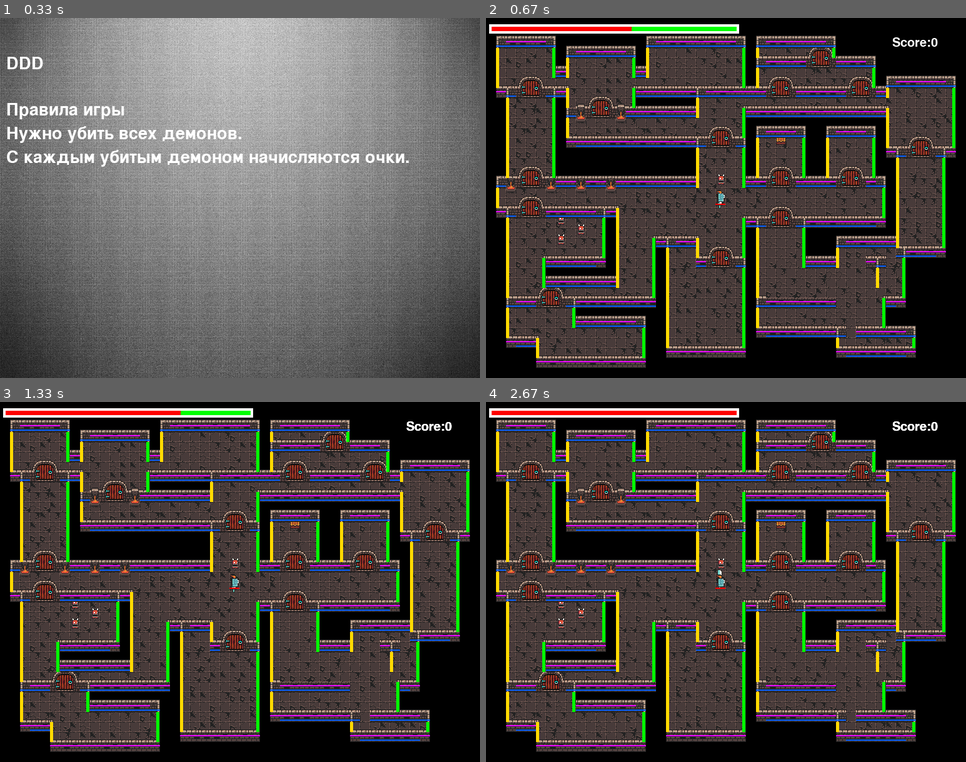
Above: before the commit, frames 1-4 (two rows, left to right).
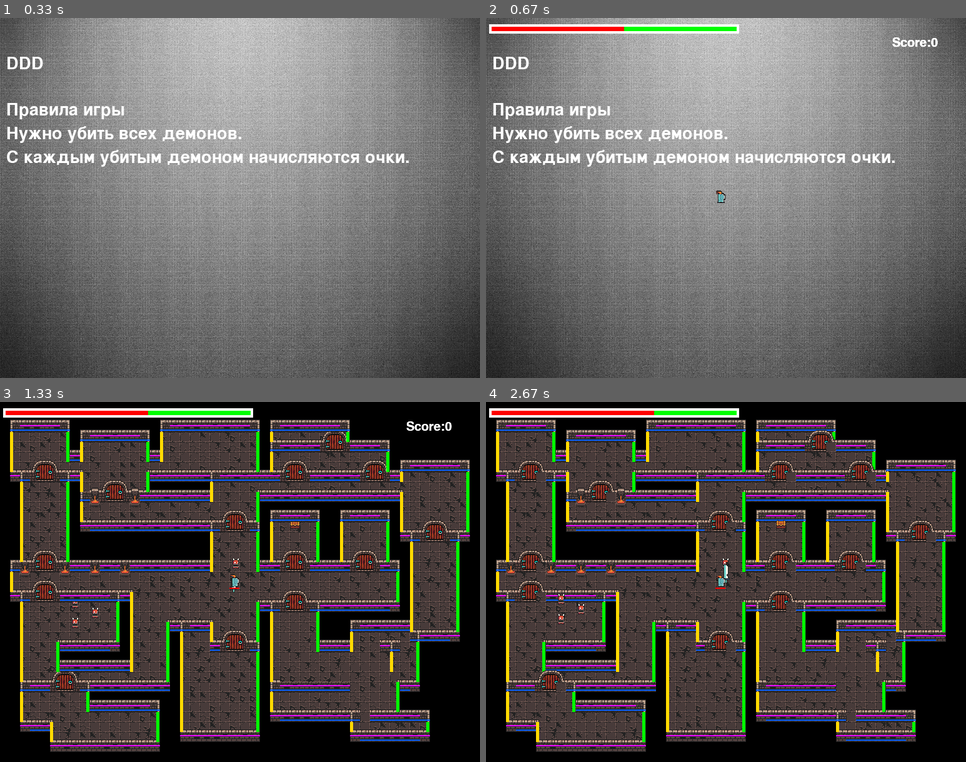
Above: after the commit, the same moments.

Repository: Klef99/yandexlyceum-pygame
Game: pygame game, started from main.py
The game is run twice, just before and just after one commit, with the same random seed, the same clock (stepped at 60 frames per second) and the same inputs.
Inputs:
- Up to frame 1 (0.33 s): no input
- Up to frame 2 (0.67 s): hold Up from 0.33 s (still down)
- Up to frame 3 (1.33 s): release Up at 0.8 s; hold Up from 1.17 s (still down)
- Up to frame 4 (2.67 s): release Up at 1.53 s; tap Space at 1.97 s

Frame 1 is identical in both runs. In frame 2, 95% of the frame differs, in the area x 0-100%, y 0-100%; in frame 3, 0.2%; in frame 4, 1.3%.

Commit message:
Add true collision

Diff:
--- a/main.py
+++ b/main.py
@@ -602,12 +602,18 @@
             player.score += 50
             self.image = floor_textures[3]
 
-    def ai(self):
-        if self.pos_x - player.pos_x == 3:
-            self.rect.x += 1
-        enemy_group.draw(screen)
-        enemy_group.update()
-
+    def update(self):
+        if abs(player.pos_x - self.pos_x) <= 5:
+            tmp = 1
+            if player.pos_x - self.pos_x < 0:
+                tmp = -1
+            self.rect.x += tmp
+        elif player.pos_y - self.pos_y <= 5:
+            tmp = 1
+            if player.pos_y - self.pos_y < 0:
+                tmp = -1
+            self.rect.y += tmp
+        pygame.time.wait(50)
 
 
 class Weapon(pygame.sprite.Sprite):
@@ -644,9 +650,6 @@
         )
         self.healt_init()
         self.score = 0
-
-
-
 
     def healt_init(self):
         self.current_health = 500
@@ -1240,7 +1243,7 @@
 
 def stat(health):
     font = pygame.font.Font(None, 30)
-    text = font.render("Score:"+str(health), True, pygame.Color('white'))
+    text = font.render("Score:" + str(health), True, pygame.Color('white'))
     screen.blit(text, (650, 30))
 
 
@@ -1321,6 +1324,8 @@
             player.can_player_move1(pygame.K_s)
         else:
             player.stay_on_place()
+        for i in enemies:
+            i.update()
         screen.fill((0, 0, 0))
         draw_sprites = [all_sprites, floor_group, player_group, enemy_group, chest_group, door_group,
                         wall_inner_top_right_group, wall_inner_top_left_group, wall_side_mid_left_group,
--- a/map.txt
+++ b/map.txt
@@ -1,40 +1,40 @@
-                                              ######         #####
-                           ############       #::::####   ####:::#
-     #######################::::::::::#       #=#:=##:#   #:##:::#
-     #::::::::::::::::=:::##::::::::::#       #:#:::#:#   #:##:::#
-     #=################=#=##::::::::::#       #:#:::=:#   #:##:::#
-     #::::::##::::::::=:::::::::::::::#       #:#:::###   #:##:::#
-     #::::::######=######:##::::::::::#       #:#:::#  ####:##:::#
-     #::::::# #::::::::##:##::::::::::#####   #:#:::#  #:::::::::#
-  ####:###### #::::::::##:##::::::::::#:::#   #:#####  #:::::#:::#
-  #::::#      #::::::::##:##::::::::::#=#######:########:::::#:::#
-  #::::#    ###::::::::##:##::::::::::=::::::::::::::::=:::::#:::#
-  #::::#    #:#::::::::##:###=#########:#####:#:###=#####:#:########
-  #::::#    #:#::::::::##:# #:#  #:::::::# #::::# #::::##:=::::::::#
-  #::::#    #::::::::::##:# #:#  #:::::::###::::# #=#:###:##########
-  #::::#    #=#::::::::##:###:#  #:::::::#:=::::# #:#:# #:#########
-  #::::#    #:#::::::::####:::#  #########:#::::# #:#:# #:##::::::#
-  #::::#    #:#::::::::#  #:#:#########  #:#::::# #:#:# #:##:######
-  ######    #:#############:=:#:::::::#  #:#::::# #:#:# #:#::::::#
-            #:#         #:=:=:=:::::::#  #:=::::# #:#:# #:#::::::#
-            #:#         #:###:#:::::::#  #####:=# #:#:# #:#::::::#
-            #:#         #:# #:#:::::::#     #:::# #:#:# #:#::::::###
-            #:#         #:# #:###=#######   #:::# ###:# #:#::::::::#
-            #:#         #:# #:# #:::::::#   #:::#########:#::::::#:#
-            #:#         #:# #:# #########   #:::=:::# #:#:#::::::#:#
-            #:#         #:# #:#   ###########:::::::# #:#:=::::::#:#
-            #:#         #:###=##  #:::::::::#:::=:::# #:###::::::#:#
-            #:#         #:##:::#  #########:###=#:::###=###::::::#:#
-            #:#         #:##:::#  #::::::=::::::=:::::::::####:###:#
-            ###         #:##:::###############:###=##:=##:##::::##:#
-        #################:##:::=:::#      #::::#:=:::::##:##::::##:#
-        #::::::=::::::::::##:::#:::#####  #::::#:#####:#####::::##:#
-  ####################:#####:::#:::=:::#  #::::#:##::::::# #::::##:#
-  #::::::::::::::::::::#   #:::#:::###:## #::::#:##::::::# #::::##:#
-  ######################   #:::#::::::::# #::::=:##::::::# #::::####
-                           #:::#:::###### ###=#####::::::# #::::#
-                           #=################:::::######## #::::#
-                           #:::::::::::::::#################::::#
-                        ##############:#####     #::::::::::::::#
-                        #::::::::::::::#         ################
-                        ################
+     #####################
+     #:::::::::::::::::::#
+     ###################=#
+                       #:#                      #####  ###
+                       #:#                      #:::#  #:#
+                       #:#                      #:#:#  #:#       ###
+  ######################:#                      #:#:#  #:#       #:#
+  #:::::::::::::::::::##:#                    ###:#=####:#       #:#
+  ###################=##:#    ##############  #:#:=::::::#       #:#
+                    #:##:#    #:::::#::::::#  #:#:######:#       #:#
+                #####:##:#    #:::::#::::::#  #:::#    #:#       #:#
+          ##### #:::=:##:######:::::=::::::#  #:#:######:######  #:#
+          #:::# #####:##:=::::=:::::#::::::####:=:=:::::::::::#  #:#
+###########:#=#######:##::::::#:::::#####:###:#:#:################:#
+#:=::::=::::::::::::=:##:#::::#######  #::::=:#:#::::::::::::::::=:#
+#:#=####=############:##:#::::###      #=####:#:##=###:#############
+#:#:#  #:::::########:##:######:#      #:#  #:=:##:::::::::#
+#:#:#  ########::::=:::=:#    #:#      #:#  #:#=##:##:####:#####
+#:#:#       ##########:#:#    #:#      #:#  #:=::::::::::::::::#
+#:#:####    #::::::::::#:#  ###:########:#  #:#:################
+#:#:##:#    #::::::::::#:#  #::::::=:::=:#  #:::########
+#:#:##:#    #::::::::::#:####=###:##=#:::#  #:#:=::::::#
+#:#:##:#    #::::::::::#:=:::::::::#:#:=:#  #:#:#::::::#
+#:#:##:#    ##############:::::::::#:#:#:####:#:#::::::#
+#:#:##:#  ################:::::::::#:#:#:::##:#:#::::::#
+#:#:##:#  #::::::::::::::::::::::::#:#:######:#:#::::::#######
+#:#:##:#  ################:::::::::#:#:#    #:#:#::::::=:::::#
+###:##=################  #:::::::::#:#:# ####=#:#########:=########
+  #:=:::::::::::::::::#  #:::::::::=:=:# #::::=:# #::::##:::::::::#
+###=#################=####:::::::::###=###=##=#####::::##########=#
+#:::::::::#:::::::::=::::::::::::::=::::::::::::::=::::#::::::#:::#
+#:::::::::#:#########:####:::::::::####:###########::::#::::::#:::#
+#:::::::::=:::::::::::#  ###########  #:#::::::#  #::::=::::::#:::#
+######:###################            #:#::::::#  #::::#::::::#:::#
+     #:::::::::::::::::::#            #:=::::::#  #::::#::::::#:::#
+     #####################            #:#::::::#  #::::#::::::::::#
+                                      ###::::::#  ###############:###
+                                        #::::::#                #:::#
+                                        #::::::#                #####
+                                        ########
